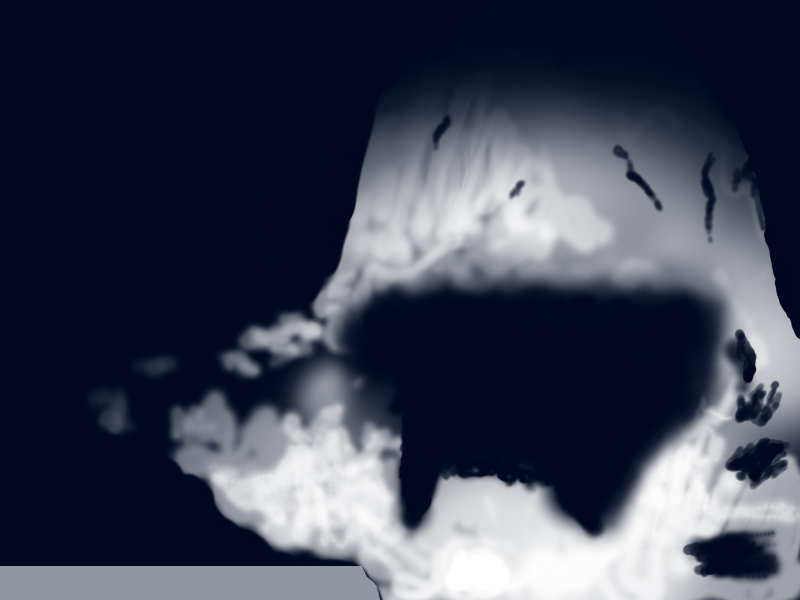
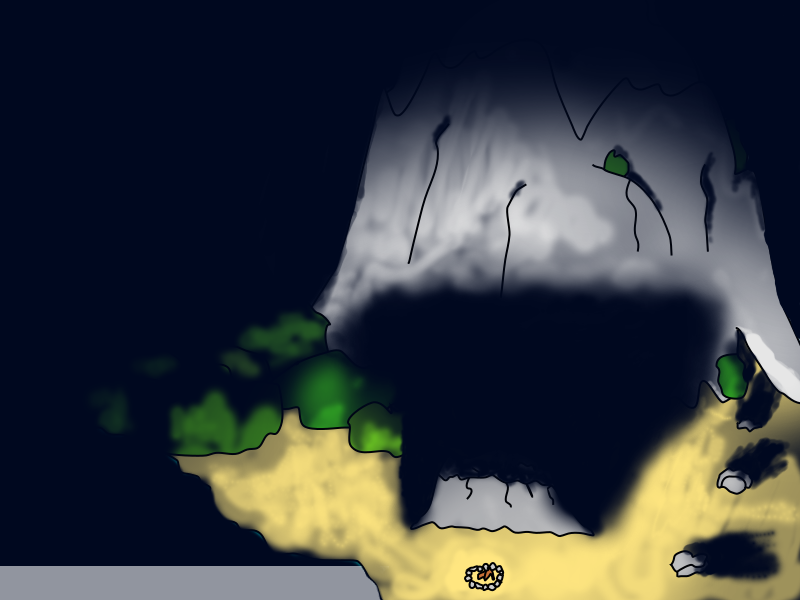
Layered file, before and after one edit (800x600). Changes by layer:
painted on "Layer" over [265, 97, 800, 490]
showed "island.png" over [85, 51, 800, 600]
